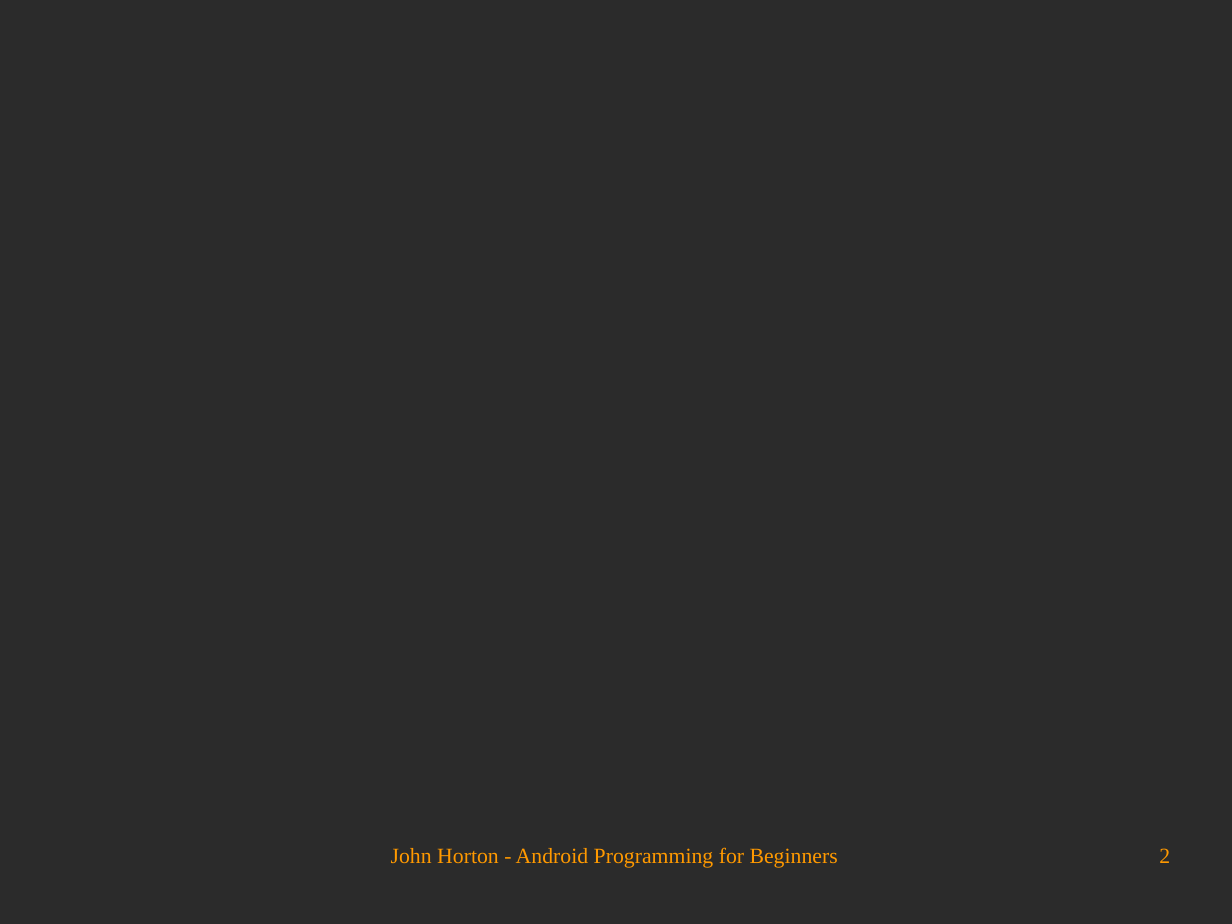
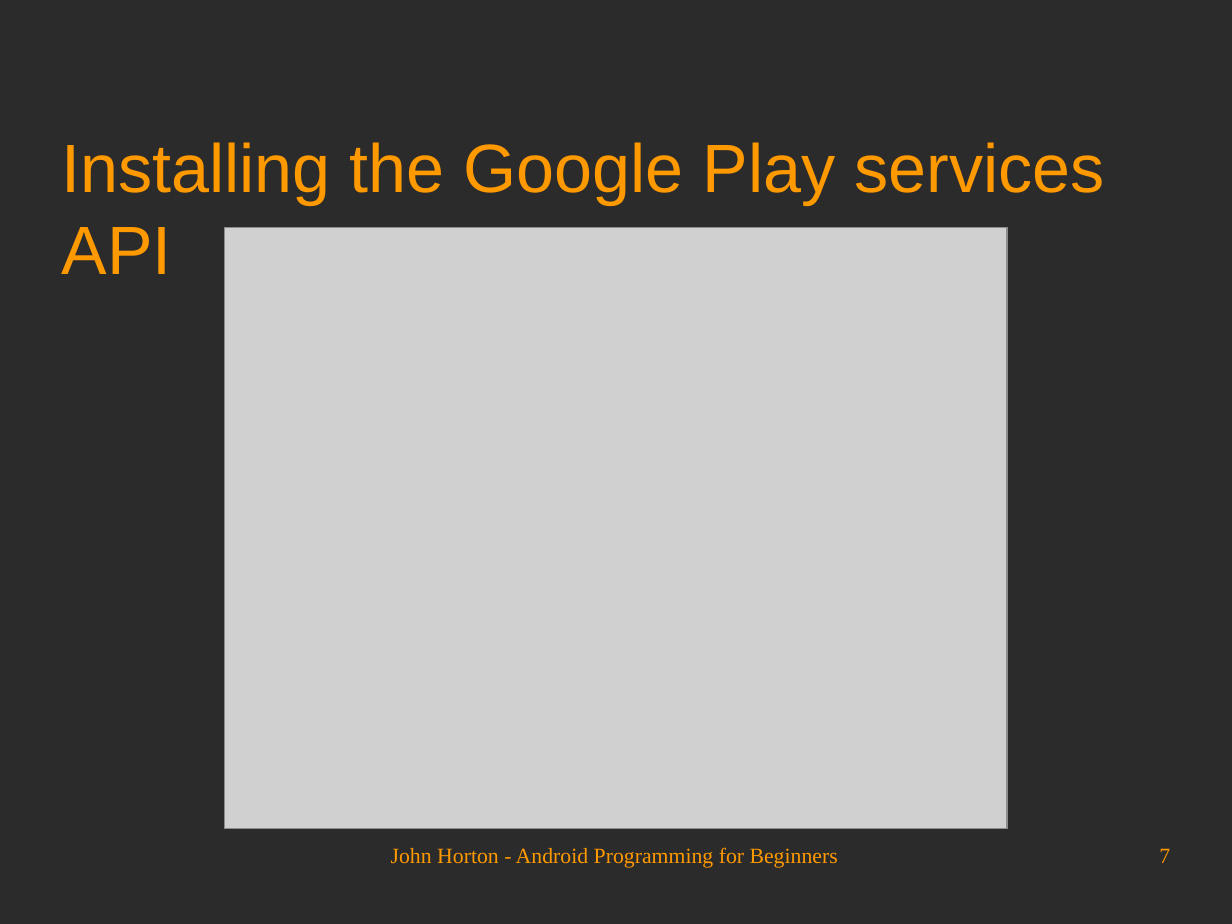
Before and after one commit to Academy-Soft-Intellect/Android-Programming-for-Beginners, a slide deck: slide 7 of 25_Integrating_Google_Maps_and_GPS_Locations.odp (slide 2 before the commit). Drawn at 1232x924 pixels with LibreOffice and Linux fonts; fonts in the diff are those of the drawing; grey boxes stand for pictures; background and template pictures are left out; a plain dark background stands for a picture behind light text. Boxes give left, top, right and bottom in pixels: in the first picture for what was removed or moved away, otherwise in the second. Text is boxed around its words. In the diff, an @@ line names an element or a change of style, - is before the commit and + after.

```diff
--- a/25_Integrating_Google_Maps_and_GPS_Locations.odp
+++ b/25_Integrating_Google_Maps_and_GPS_Locations.odp
@@ title added at <box>62,142,1104,274</box>, 44 pt, text #FF9900 @@
+Installing the Google Play services API
@@ picture added at <box>225,227,1007,828</box> @@
@@ page number at <box>1159,848,1170,863</box>: text changed @@
-2
+7
```
Also in this commit, not shown: 1 other slide changed, 5 slides added.
